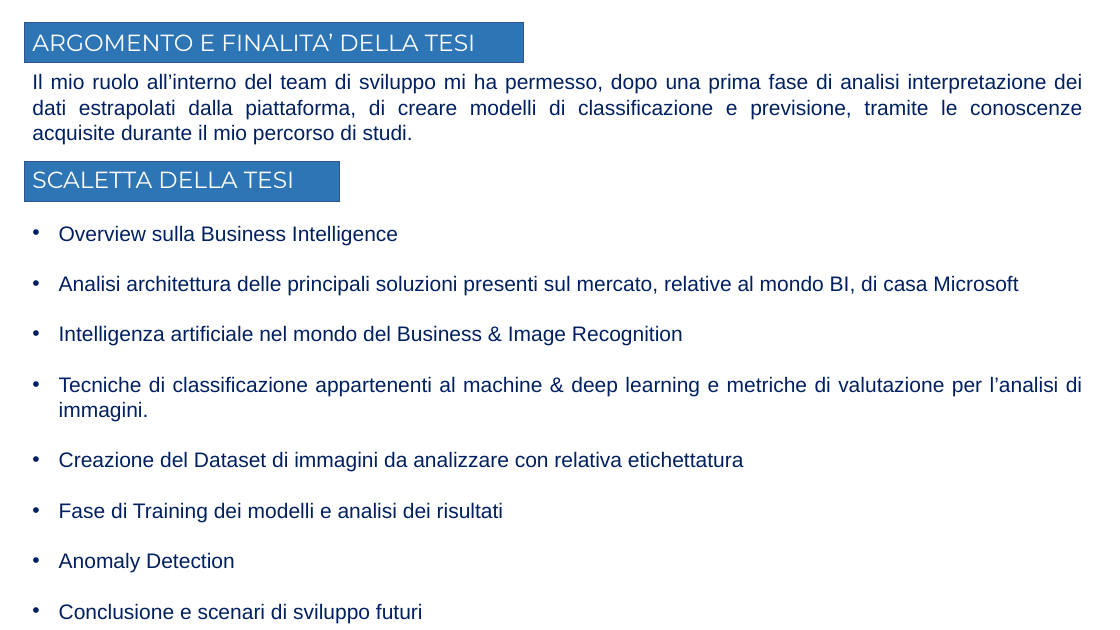
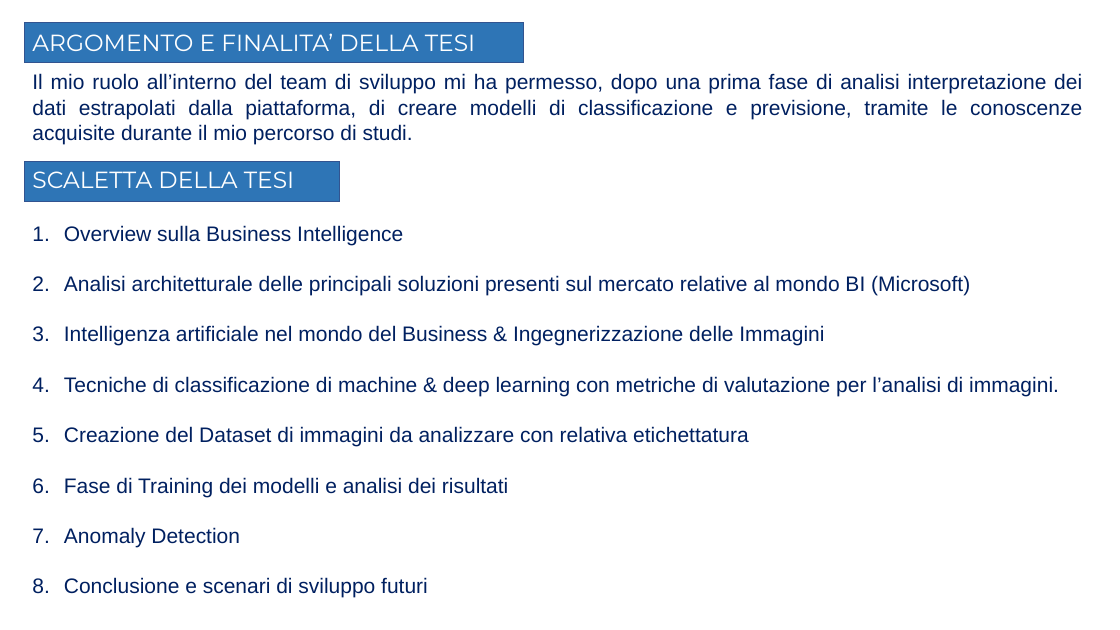
Before and after one commit to Elmaravilla7/Tesi, a slide deck: slide 3 of Presentazione204898.pptx. Drawn at 1120x630 pixels with LibreOffice and Linux fonts; fonts in the diff are those of the drawing; background and template pictures are left out. Boxes give left, top, right and bottom in pixels: in the first picture for what was removed or moved away, otherwise in the second. Text is boxed around its words. In the diff, an @@ line names an element or a change of style, - is before the commit and + after.

```diff
--- a/Presentazione204898.pptx
+++ b/Presentazione204898.pptx
@@ text at <box>64,225,748,598</box>: bullet • to 1. @@
@@ text at <box>64,275,1059,396</box>: text changed @@
-• Analisi architettura delle principali soluzioni presenti sul mercato, relative al mondo BI, di casa Microsoft
-• Intelligenza artificiale nel mondo del Business & Image Recognition
-• Tecniche di classificazione appartenenti al machine & deep learning e metriche di valutazione per l’analisi di immagini.
+2. Analisi architetturale delle principali soluzioni presenti sul mercato relative al mondo BI (Microsoft)
+3. Intelligenza artificiale nel mondo del Business & Ingegnerizzazione delle Immagini
+4. Tecniche di classificazione di machine & deep learning con metriche di valutazione per l’analisi di immagini.
```
Also in this commit, not shown: 11 other slides changed.
